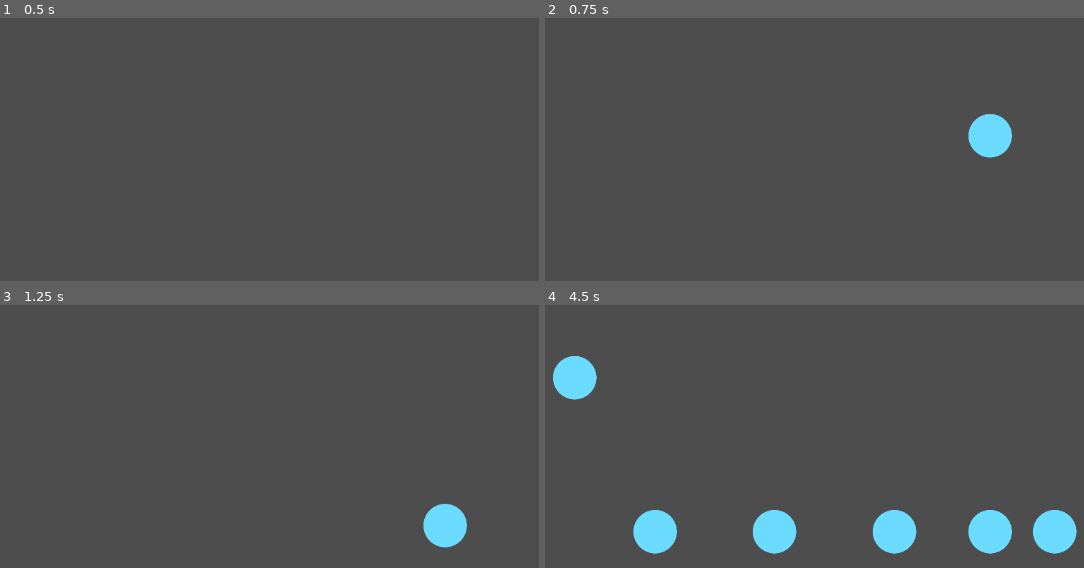
Above: before the commit, frames 1-4 (two rows, left to right).
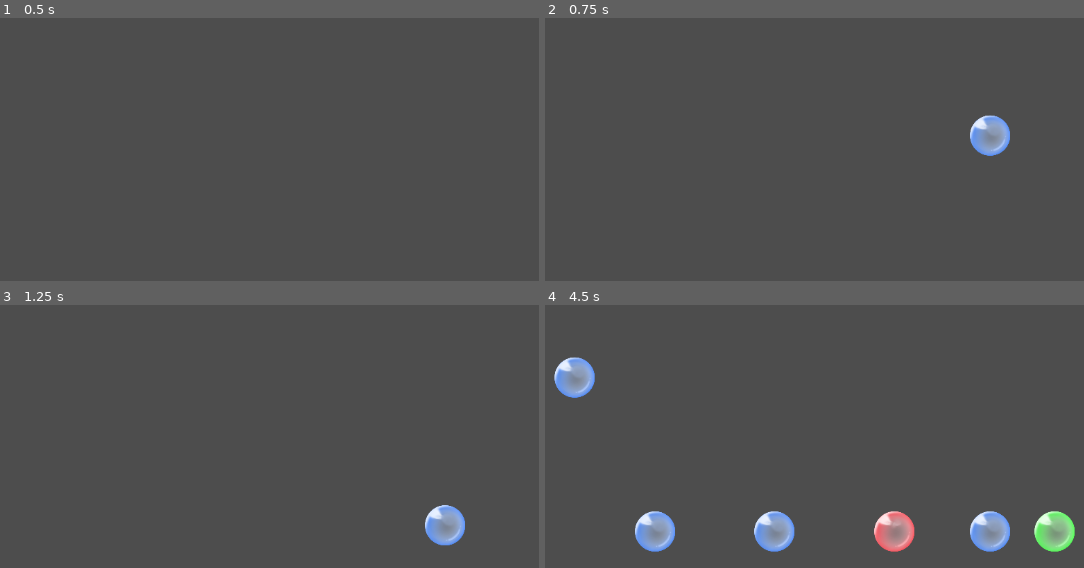
Above: after the commit, the same moments.

Repository: ggjfks25a/Bubble
Game: Godot game, scene res://test.tscn
Two runs of this game, one before a commit and one after it. Both use one fixed random seed, a clock stepped at 60 frames per second and the inputs below. This scene is started directly instead of the project's main scene.
Inputs (mouse positions are in pixels of both pictures, inside the frame that each line leads up to):
- Up to frame 1 (0.5 s): no input
- Up to frame 2 (0.75 s): tap Enter at 0.5 s; move the mouse to (992, 133) at 0.52 s; click (992, 133) at 0.67 s
- Up to frame 3 (1.25 s): no input
- Up to frame 4 (4.5 s): move the mouse to (652, 465) at 1.27 s; click (652, 465) at 1.42 s; move the mouse to (895, 344) at 2.02 s; click (895, 344) at 2.17 s; move the mouse to (776, 533) at 2.77 s; click (776, 533) at 2.92 s; tap Space at 3.5 s; move the mouse to (1051, 510) at 3.52 s; click (1051, 510) at 3.67 s; tap Enter at 4.25 s; move the mouse to (577, 376) at 4.27 s; click (577, 376) at 4.42 s

Frame 1 is identical in both runs. In frame 2, 1.1% of the frame differs, in the area x 78-87%, y 36-54%; in frame 3, 1.1%; in frame 4, 6.5%, in the area x 1-99%, y 19-95%.

Commit message:
Work in progress

Diff:
--- a/bubbleCell.tscn
+++ b/Bubbles/blueCell.tscn
@@ -1,13 +1,28 @@
 [gd_scene load_steps=8 format=3 uid="uid://cnt4dwdg8p01q"]
 
-[ext_resource type="Script" path="res://Scripts/bubble_cell.gd" id="1_638jl"]
-[ext_resource type="Texture2D" uid="uid://cbpkt8wiep1xt" path="res://Sprites/placeholder.png" id="1_xgu6l"]
+[ext_resource type="Script" path="res://Scripts/bubble_cell.gd" id="1_a75v6"]
+[ext_resource type="Texture2D" uid="uid://cvy06vt5wmy" path="res://Sprites/Bubble/bubble_Blue.png" id="2_0xles"]
 
 [sub_resource type="CircleShape2D" id="CircleShape2D_2a81q"]
 radius = 32.9848
 
 [sub_resource type="CircleShape2D" id="CircleShape2D_juof2"]
 radius = 44.0
+
+[sub_resource type="Animation" id="Animation_ytvjj"]
+length = 0.001
+tracks/0/type = "value"
+tracks/0/imported = false
+tracks/0/enabled = true
+tracks/0/path = NodePath(".:scale")
+tracks/0/interp = 1
+tracks/0/loop_wrap = true
+tracks/0/keys = {
+"times": PackedFloat32Array(0),
+"transitions": PackedFloat32Array(1),
+"update": 0,
+"values": [Vector2(1, 1)]
+}
 
 [sub_resource type="Animation" id="Animation_x5vsn"]
 resource_name = "spawn"
@@ -25,21 +40,6 @@
 "values": [Vector2(1, 1), Vector2(0.7, 0.7), Vector2(1.305, 1.305), Vector2(1, 1)]
 }
 
-[sub_resource type="Animation" id="Animation_ytvjj"]
-length = 0.001
-tracks/0/type = "value"
-tracks/0/imported = false
-tracks/0/enabled = true
-tracks/0/path = NodePath(".:scale")
-tracks/0/interp = 1
-tracks/0/loop_wrap = true
-tracks/0/keys = {
-"times": PackedFloat32Array(0),
-"transitions": PackedFloat32Array(1),
-"update": 0,
-"values": [Vector2(1, 1)]
-}
-
 [sub_resource type="AnimationLibrary" id="AnimationLibrary_qf8fg"]
 _data = {
 "RESET": SubResource("Animation_ytvjj"),
@@ -47,16 +47,16 @@
 }
 
 [node name="BubbleCell" type="Node2D"]
-script = ExtResource("1_638jl")
+script = ExtResource("1_a75v6")
 
-[node name="RigidBody2D" type="RigidBody2D" parent="." groups=["bubble"]]
+[node name="RigidBody2D" type="RigidBody2D" parent="." groups=["blue", "bubble"]]
+
+[node name="Sprite2D" type="Sprite2D" parent="RigidBody2D"]
+scale = Vector2(0.277344, 0.277344)
+texture = ExtResource("2_0xles")
 
 [node name="CollisionShape2D" type="CollisionShape2D" parent="RigidBody2D"]
 shape = SubResource("CircleShape2D_2a81q")
-
-[node name="Sprite2D" type="Sprite2D" parent="RigidBody2D"]
-scale = Vector2(0.277344, 0.277344)
-texture = ExtResource("1_xgu6l")
 
 [node name="Area2D" type="Area2D" parent="RigidBody2D"]
 
--- /dev/null
+++ b/Bubbles/greenCell.tscn
@@ -0,0 +1,71 @@
+[gd_scene load_steps=8 format=3 uid="uid://lk126nqhr8of"]
+
+[ext_resource type="Script" path="res://Scripts/bubble_cell.gd" id="1_bkfuh"]
+[ext_resource type="Texture2D" uid="uid://dessqq5ahgllu" path="res://Sprites/Bubble/bubble_Green.png" id="2_51nwg"]
+
+[sub_resource type="CircleShape2D" id="CircleShape2D_2a81q"]
+radius = 32.9848
+
+[sub_resource type="CircleShape2D" id="CircleShape2D_juof2"]
+radius = 44.0
+
+[sub_resource type="Animation" id="Animation_ytvjj"]
+length = 0.001
+tracks/0/type = "value"
+tracks/0/imported = false
+tracks/0/enabled = true
+tracks/0/path = NodePath(".:scale")
+tracks/0/interp = 1
+tracks/0/loop_wrap = true
+tracks/0/keys = {
+"times": PackedFloat32Array(0),
+"transitions": PackedFloat32Array(1),
+"update": 0,
+"values": [Vector2(1, 1)]
+}
+
+[sub_resource type="Animation" id="Animation_x5vsn"]
+resource_name = "spawn"
+length = 0.451
+tracks/0/type = "value"
+tracks/0/imported = false
+tracks/0/enabled = true
+tracks/0/path = NodePath(".:scale")
+tracks/0/interp = 1
+tracks/0/loop_wrap = true
+tracks/0/keys = {
+"times": PackedFloat32Array(0, 0.0666667, 0.3, 0.366667),
+"transitions": PackedFloat32Array(1, 1, 1, 1),
+"update": 0,
+"values": [Vector2(1, 1), Vector2(0.7, 0.7), Vector2(1.305, 1.305), Vector2(1, 1)]
+}
+
+[sub_resource type="AnimationLibrary" id="AnimationLibrary_qf8fg"]
+_data = {
+"RESET": SubResource("Animation_ytvjj"),
+"spawn": SubResource("Animation_x5vsn")
+}
+
+[node name="BubbleCell" type="Node2D"]
+script = ExtResource("1_bkfuh")
+
+[node name="RigidBody2D" type="RigidBody2D" parent="." groups=["bubble", "green"]]
+
+[node name="Sprite2D" type="Sprite2D" parent="RigidBody2D"]
+scale = Vector2(0.277344, 0.277344)
+texture = ExtResource("2_51nwg")
+
+[node name="CollisionShape2D" type="CollisionShape2D" parent="RigidBody2D"]
+shape = SubResource("CircleShape2D_2a81q")
+
+[node name="Area2D" type="Area2D" parent="RigidBody2D"]
+
+[node name="CollisionShape2D" type="CollisionShape2D" parent="RigidBody2D/Area2D"]
+shape = SubResource("CircleShape2D_juof2")
+
+[node name="AnimationPlayer" type="AnimationPlayer" parent="."]
+libraries = {
+"": SubResource("AnimationLibrary_qf8fg")
+}
+
+[connection signal="body_entered" from="RigidBody2D/Area2D" to="." method="_on_area_2d_body_entered"]
--- /dev/null
+++ b/Bubbles/redCell.tscn
@@ -0,0 +1,71 @@
+[gd_scene load_steps=8 format=3 uid="uid://cjfee8dcna84p"]
+
+[ext_resource type="Script" path="res://Scripts/bubble_cell.gd" id="1_iena1"]
+[ext_resource type="Texture2D" uid="uid://b1nhpgf80dxgm" path="res://Sprites/Bubble/bubble_Red.png" id="2_04mpe"]
+
+[sub_resource type="CircleShape2D" id="CircleShape2D_2a81q"]
+radius = 32.9848
+
+[sub_resource type="CircleShape2D" id="CircleShape2D_juof2"]
+radius = 44.0
+
+[sub_resource type="Animation" id="Animation_ytvjj"]
+length = 0.001
+tracks/0/type = "value"
+tracks/0/imported = false
+tracks/0/enabled = true
+tracks/0/path = NodePath(".:scale")
+tracks/0/interp = 1
+tracks/0/loop_wrap = true
+tracks/0/keys = {
+"times": PackedFloat32Array(0),
+"transitions": PackedFloat32Array(1),
+"update": 0,
+"values": [Vector2(1, 1)]
+}
+
+[sub_resource type="Animation" id="Animation_x5vsn"]
+resource_name = "spawn"
+length = 0.451
+tracks/0/type = "value"
+tracks/0/imported = false
+tracks/0/enabled = true
+tracks/0/path = NodePath(".:scale")
+tracks/0/interp = 1
+tracks/0/loop_wrap = true
+tracks/0/keys = {
+"times": PackedFloat32Array(0, 0.0666667, 0.3, 0.366667),
+"transitions": PackedFloat32Array(1, 1, 1, 1),
+"update": 0,
+"values": [Vector2(1, 1), Vector2(0.7, 0.7), Vector2(1.305, 1.305), Vector2(1, 1)]
+}
+
+[sub_resource type="AnimationLibrary" id="AnimationLibrary_qf8fg"]
+_data = {
+"RESET": SubResource("Animation_ytvjj"),
+"spawn": SubResource("Animation_x5vsn")
+}
+
+[node name="BubbleCell" type="Node2D"]
+script = ExtResource("1_iena1")
+
+[node name="RigidBody2D" type="RigidBody2D" parent="." groups=["bubble", "red"]]
+
+[node name="Sprite2D" type="Sprite2D" parent="RigidBody2D"]
+scale = Vector2(0.277344, 0.277344)
+texture = ExtResource("2_04mpe")
+
+[node name="CollisionShape2D" type="CollisionShape2D" parent="RigidBody2D"]
+shape = SubResource("CircleShape2D_2a81q")
+
+[node name="Area2D" type="Area2D" parent="RigidBody2D"]
+
+[node name="CollisionShape2D" type="CollisionShape2D" parent="RigidBody2D/Area2D"]
+shape = SubResource("CircleShape2D_juof2")
+
+[node name="AnimationPlayer" type="AnimationPlayer" parent="."]
+libraries = {
+"": SubResource("AnimationLibrary_qf8fg")
+}
+
+[connection signal="body_entered" from="RigidBody2D/Area2D" to="." method="_on_area_2d_body_entered"]
--- /dev/null
+++ b/Bubbles/yellowCell.tscn
@@ -0,0 +1,71 @@
+[gd_scene load_steps=8 format=3 uid="uid://cy0welyd26oqj"]
+
+[ext_resource type="Script" path="res://Scripts/bubble_cell.gd" id="1_yb2s6"]
+[ext_resource type="Texture2D" uid="uid://do0etbfcgvmfc" path="res://Sprites/Bubble/bubble_Yellow.png" id="2_hfmib"]
+
+[sub_resource type="CircleShape2D" id="CircleShape2D_2a81q"]
+radius = 32.9848
+
+[sub_resource type="CircleShape2D" id="CircleShape2D_juof2"]
+radius = 44.0
+
+[sub_resource type="Animation" id="Animation_ytvjj"]
+length = 0.001
+tracks/0/type = "value"
+tracks/0/imported = false
+tracks/0/enabled = true
+tracks/0/path = NodePath(".:scale")
+tracks/0/interp = 1
+tracks/0/loop_wrap = true
+tracks/0/keys = {
+"times": PackedFloat32Array(0),
+"transitions": PackedFloat32Array(1),
+"update": 0,
+"values": [Vector2(1, 1)]
+}
+
+[sub_resource type="Animation" id="Animation_x5vsn"]
+resource_name = "spawn"
+length = 0.451
+tracks/0/type = "value"
+tracks/0/imported = false
+tracks/0/enabled = true
+tracks/0/path = NodePath(".:scale")
+tracks/0/interp = 1
+tracks/0/loop_wrap = true
+tracks/0/keys = {
+"times": PackedFloat32Array(0, 0.0666667, 0.3, 0.366667),
+"transitions": PackedFloat32Array(1, 1, 1, 1),
+"update": 0,
+"values": [Vector2(1, 1), Vector2(0.7, 0.7), Vector2(1.305, 1.305), Vector2(1, 1)]
+}
+
+[sub_resource type="AnimationLibrary" id="AnimationLibrary_qf8fg"]
+_data = {
+"RESET": SubResource("Animation_ytvjj"),
+"spawn": SubResource("Animation_x5vsn")
+}
+
+[node name="BubbleCell" type="Node2D"]
+script = ExtResource("1_yb2s6")
+
+[node name="RigidBody2D" type="RigidBody2D" parent="." groups=["bubble", "yellow"]]
+
+[node name="Sprite2D" type="Sprite2D" parent="RigidBody2D"]
+scale = Vector2(0.277344, 0.277344)
+texture = ExtResource("2_hfmib")
+
+[node name="CollisionShape2D" type="CollisionShape2D" parent="RigidBody2D"]
+shape = SubResource("CircleShape2D_2a81q")
+
+[node name="Area2D" type="Area2D" parent="RigidBody2D"]
+
+[node name="CollisionShape2D" type="CollisionShape2D" parent="RigidBody2D/Area2D"]
+shape = SubResource("CircleShape2D_juof2")
+
+[node name="AnimationPlayer" type="AnimationPlayer" parent="."]
+libraries = {
+"": SubResource("AnimationLibrary_qf8fg")
+}
+
+[connection signal="body_entered" from="RigidBody2D/Area2D" to="." method="_on_area_2d_body_entered"]
--- a/Scripts/bubble_cell.gd
+++ b/Scripts/bubble_cell.gd
@@ -4,31 +4,42 @@
 var level = 1
 
 var self_rigidbody
+var self_sprite
+var collision_shape
 
 func _ready():
 	self_rigidbody = $RigidBody2D
+	self_sprite = $RigidBody2D/Sprite2D
+	collision_shape = $RigidBody2D/Area2D/CollisionShape2D
 	is_active = true
+
+
+
 
 # Called every frame. 'delta' is the elapsed time since the previous frame.
 func _process(delta: float) -> void:
 	pass
 
+func rescale(size) -> void:
+	self_sprite.scale *= size
+
+	if collision_shape.shape is CircleShape2D:
+		collision_shape.shape.radius = collision_shape.shape.radius * size  # Scale the radius
+
 func change_level(temp):
 	level = temp
-	$AnimationPlayer.play("spawn")
+	#$AnimationPlayer.play("spawn")
 	#scale = level * Vector2(1, 1)
-	self.scale *= level
-
-	print(self.scale)
+	self.position += Vector2(0, -100)
 
 func change_is_active():
 	is_active = !is_active
 
 func _on_area_2d_body_entered(body: Node2D) -> void:
 
-	if body != self_rigidbody && body.is_in_group("bubble"):
-		if body.get_parent().has_method("change_is_active"):
+	if body != self_rigidbody && body.is_in_group("bubble") && body.get_groups() == self.get_groups():
+		if body.get_parent().has_method("change_is_active") && is_active:
 			body.get_parent().change_is_active()
-		if is_active:
-			body.queue_free()
-			change_level(level + 1)
+			body.get_parent().queue_free()
+			level += 1
+			rescale(level)
--- /dev/null
+++ b/Test2.tscn
@@ -0,0 +1,14 @@
+[gd_scene load_steps=3 format=3 uid="uid://cmkvnh24kq8w0"]
+
+[ext_resource type="Script" path="res://prueba2.gd" id="1_ysmqm"]
+[ext_resource type="Texture2D" uid="uid://cbpkt8wiep1xt" path="res://Sprites/placeholder.png" id="2_5f3ks"]
+
+[node name="Test2" type="Node2D"]
+
+[node name="Node2D" type="Node2D" parent="."]
+script = ExtResource("1_ysmqm")
+
+[node name="Sprite2D" type="Sprite2D" parent="Node2D"]
+position = Vector2(0, -1)
+scale = Vector2(0.441406, 0.441406)
+texture = ExtResource("2_5f3ks")
--- a/project.godot
+++ b/project.godot
@@ -11,10 +11,14 @@
 [application]
 
 config/name="Buble"
-run/main_scene="res://bubbleCell.tscn"
+run/main_scene="res://Bubbles/blueCell.tscn"
 config/features=PackedStringArray("4.3", "Forward Plus")
 config/icon="res://icon.svg"
 
 [global_group]
 
 bubble=""
+blue=""
+red=""
+green=""
+yellow=""
--- /dev/null
+++ b/prueba2.gd
@@ -0,0 +1,12 @@
+extends Node2D
+
+
+# Called when the node enters the scene tree for the first time.
+func _ready() -> void:
+	self.scale *= 10
+	pass # Replace with function body.
+
+
+# Called every frame. 'delta' is the elapsed time since the previous frame.
+func _process(delta: float) -> void:
+	pass
--- a/test.gd
+++ b/test.gd
@@ -1,11 +1,17 @@
 extends Node2D
 
 # Declare the variable to store the prefab scene
-var prefab_scene : PackedScene
+var blue_cell : PackedScene
+var red_cell : PackedScene
+var green_cell : PackedScene
+var yellow_cell : PackedScene
 
 func _ready():
 	# Load the prefab scene
-	prefab_scene = load("res://bubbleCell.tscn")
+	blue_cell = load("res://Bubbles/blueCell.tscn")
+	red_cell = load("res://Bubbles/redCell.tscn")
+	green_cell = load("res://Bubbles/greenCell.tscn")
+	yellow_cell = load("res://Bubbles/yellowCell.tscn")
 
 func _input(event):
 	if event is InputEventMouseButton:
@@ -15,6 +21,21 @@
 
 func spawn_object(position: Vector2):
 	# Instance the prefab and position it at the clicked position
-	var new_object = prefab_scene.instantiate()
-	new_object.position = position  # Set its position
-	add_child(new_object)  # Add the new object to the scene
+	# Generate a random number between 1 and 4
+	var random_value = randi() % 4 + 1
+
+	# Instantiate the correct scene based on the random value
+	var cell_instance = null
+
+	match random_value:
+		1:
+			cell_instance = blue_cell.instantiate()
+		2:
+			cell_instance = red_cell.instantiate()
+		3:
+			cell_instance = green_cell.instantiate()
+		4:
+			cell_instance = yellow_cell.instantiate()
+
+	cell_instance.position = position  # Set its position
+	add_child(cell_instance)  # Add the new object to the scene
--- a/test.tscn
+++ b/test.tscn
@@ -3,7 +3,7 @@
 [ext_resource type="Script" path="res://test.gd" id="1_7o84g"]
 
 [sub_resource type="RectangleShape2D" id="RectangleShape2D_jvmpg"]
-size = Vector2(1118.5, 213)
+size = Vector2(1118.5, 569.5)
 
 [node name="Test" type="Node2D"]
 script = ExtResource("1_7o84g")
@@ -11,5 +11,5 @@
 [node name="StaticBody2D" type="StaticBody2D" parent="."]
 
 [node name="CollisionShape2D" type="CollisionShape2D" parent="StaticBody2D"]
-position = Vector2(585, 590)
+position = Vector2(585, 768.25)
 shape = SubResource("RectangleShape2D_jvmpg")
Binary file added: Sprites/Bubble/bubble_Blue.png
Not shown, added: Sprites/Bubble/bubble_Blue.png.import
Binary file added: Sprites/Bubble/bubble_Green.png
Not shown, added: Sprites/Bubble/bubble_Green.png.import
Binary file added: Sprites/Bubble/bubble_Red.png
Not shown, added: Sprites/Bubble/bubble_Red.png.import
Binary file added: Sprites/Bubble/bubble_Yellow.png
Not shown, added: Sprites/Bubble/bubble_Yellow.png.import
